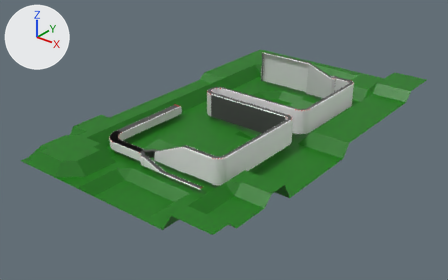
An edit to the Blender file npn_saturation.blend, drawn before and after from the same camera.
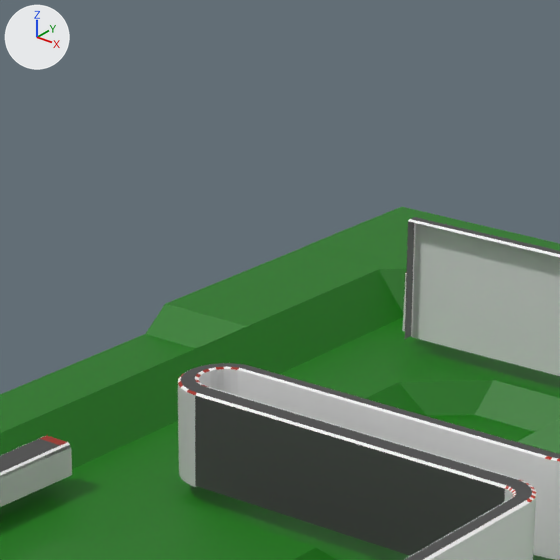
Each version appears first whole from a 50 mm camera at (1006.0, -1137.0, 663.0) aimed at (54.0, 52.0, -74.0), and next in a close-up on the part from 37% to 67% of the width and 0% to 48% of the height. The axes (+X, +Y, +Z) are drawn at upper left. The lights are the same throughout.

Names of what the first close-up shows: 'Ground', 'Track'.
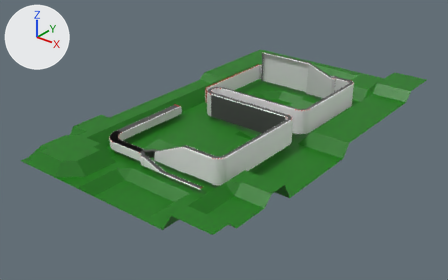
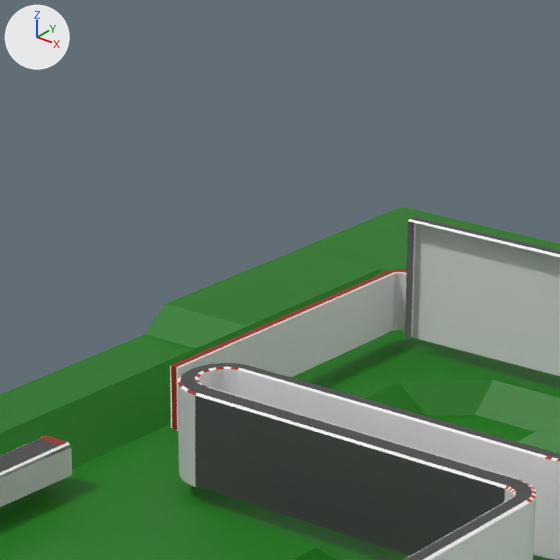
The edits, one by one:
me_plane is used by ob_track; location (0.0, 0.0, 0.0); scale (4.53, 5.66, 4.53).
me_plane had 5541 vertices, 4004 faces, 6 loose edges and spanned x -53.0..85.0, y -58.0..101.0, z -10.0..18.0.
me_plane now has 5637 vertices, 4064 faces, 6 loose edges and spans x -53.0..85.0, y -58.0..101.0, z -10.0..18.0.
Part 1, on me_plane:
1 vertex is removed from x -20.0, y 76.0, z -9.0.
3 faces are deleted.
1 vertex moves within x -20.0, y 75.0, z -9.0.
92 vertices are added at x -23.0..-20.0, y 28.0..76.0, z -9.0..2.0.
5 new vertices lie (0.0, 0.0, 11.0) away from vertices in x -22.0..-21.0, y 74.0..75.0, z -9.0.
63 new faces join them.

Where the change shows, as pixel boxes [x1, y1, x2, y2] in the close-ups (560 x 560 px):
part 1 of me_plane, built on
    after: [170, 270, 407, 431]
